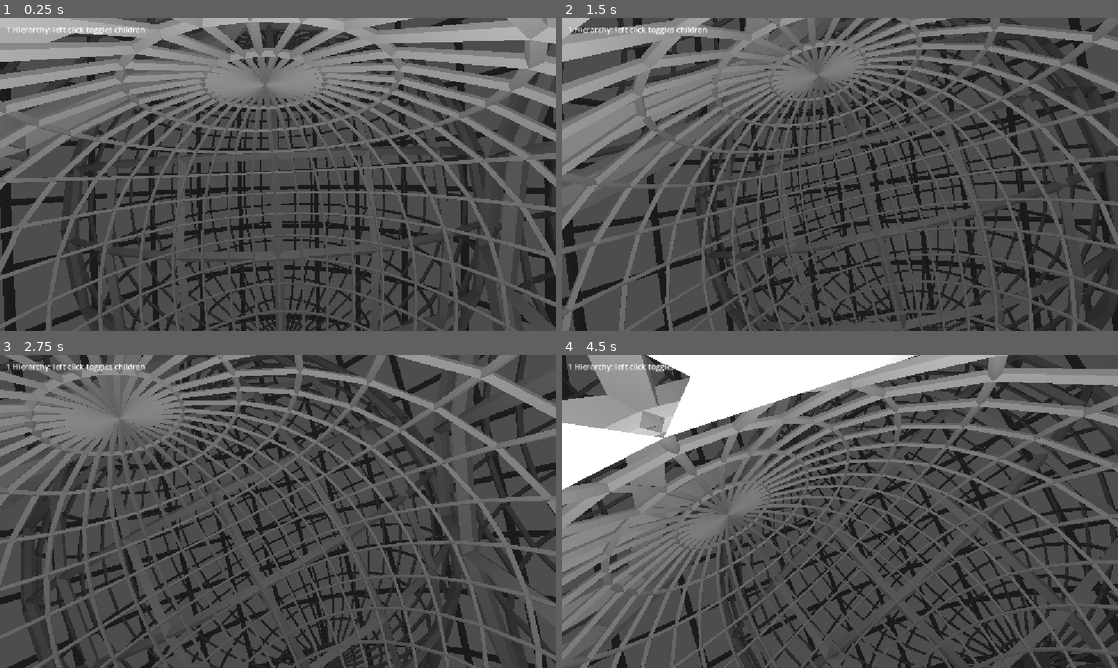
Above: before the commit, frames 1-4 (two rows, left to right).
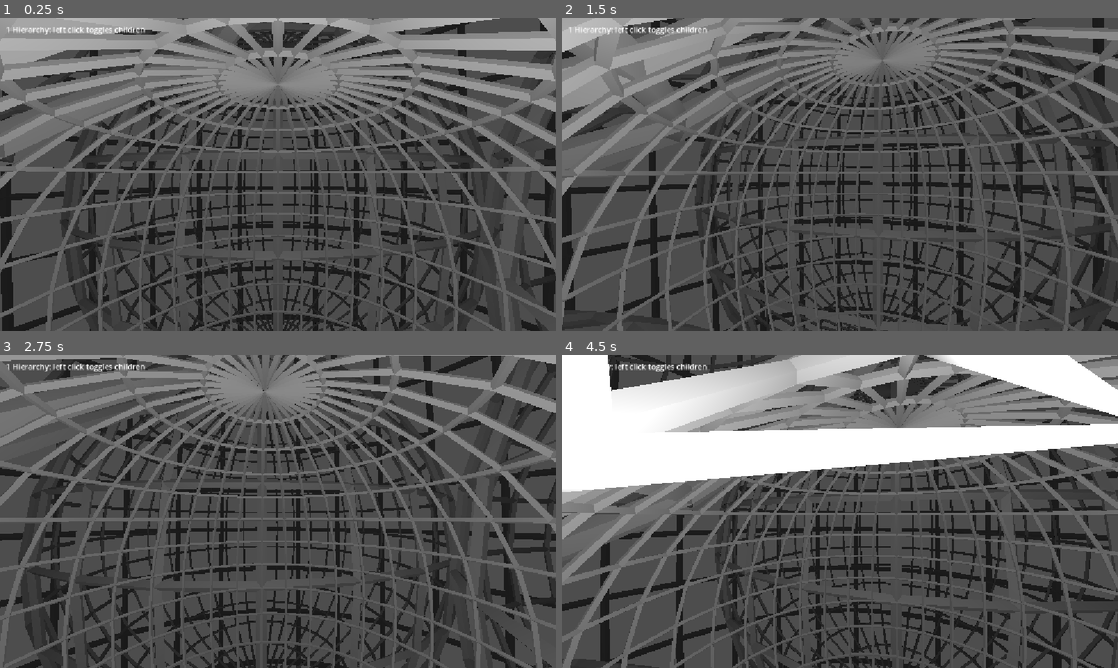
Above: after the commit, the same moments.

Repository: samuelvazan/the-machine-videogame
Game: Godot game, scene res://main.tscn
Two runs of this game, one before a commit and one after it. Both use one fixed random seed, a clock stepped at 60 frames per second and the inputs below.
Inputs (mouse positions are in pixels of both pictures, inside the frame that each line leads up to):
- Up to frame 1 (0.25 s): no input
- Up to frame 2 (1.5 s): tap Enter at 0.5 s; move the mouse to (867, 174) at 0.52 s; tap S (camBackward) at 0.6 s; click (867, 174) at 0.67 s; move the mouse to (812, 174) at 1.27 s; tap E (camDown) at 1.35 s; click (812, 174) at 1.42 s
- Up to frame 3 (2.75 s): move the mouse to (289, 505) at 2.02 s; tap W (camForward) at 2.1 s; click (289, 505) at 2.17 s
- Up to frame 4 (4.5 s): move the mouse to (834, 517) at 2.77 s; tap A (camLeft) at 2.85 s; click (834, 517) at 2.92 s; move the mouse to (878, 514) at 3.52 s; tap D (camRight) at 3.6 s; click (878, 514) at 3.67 s; move the mouse to (795, 508) at 4.27 s; tap Q (camUp) at 4.35 s; click (795, 508) at 4.42 s

The runs differ from the first frame. In frame 1, 39% of the frame differs, in the area x 0-100%, y 0-100%; in frame 2, 47%; in frame 3, 47%; in frame 4, 59%.

Commit message:
test update

Diff:
--- a/island_manager.gd
+++ b/island_manager.gd
@@ -332,7 +332,7 @@
 	if starter_nested_child_index >= 0 and root.children.size() > starter_nested_child_index:
 		apply_preset(root.children[starter_nested_child_index].Name, starter_preset_name)
 
-@export var rotation_speed_degrees := 5.0
+@export var rotation_speed_degrees := 0.0 #This is the speed controll. Temporarily disabled, but DO NOT REMOVE IT. Its usefull.
 
 # Runs in a loop, forever, until terminated. It should never get terminated.
 func _process(delta: float) -> void:
--- a/project.godot
+++ b/project.godot
@@ -16,6 +16,7 @@
 
 [display]
 
+window/size/mode=3
 window/stretch/mode="canvas_items"
 window/stretch/aspect="expand"
 
